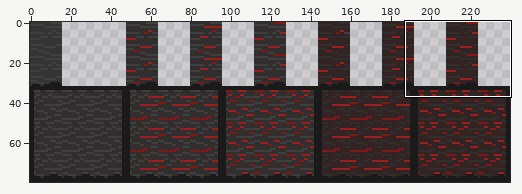
Sprite sheet, stored at assets/tiles.png. The picture above shows the old version from afar; the outline marks the close-up.
Close-up. Before the edit:
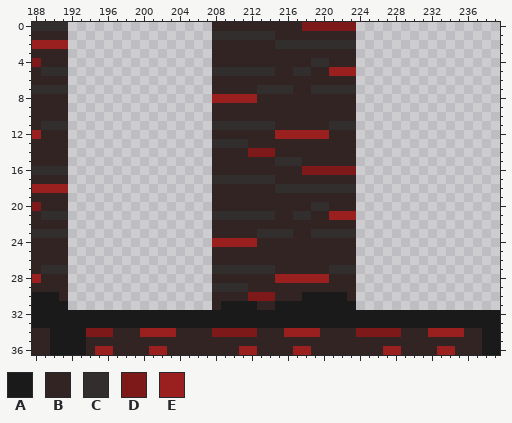
The file is 240x80 pixels. Colours within 5 levels of each other are drawn and written as one. Shown: x 188..239, y 0..36. The commit also changed other parts of the picture, which this record leaves out.
Palette (. is transparent): A #1a1a1a  B #332424  C #332e2e  D #7e1919  E #9a1f1f
Pixels before, first column x 188:
 0 CCCC................BBBBBBBBBBDDDDDD................
 1 BBBB................CCCCCCCBBBBBBBBB................
 2 EEEE................BBBBBBBCCCCCCCCC................
 3 BBBB................BBBBBBBBBBBBBBBB................
 4 DBBB................BBBBBBBBBBBCCBBB................
 5 BCCC................CCCCCCCBBCCBBEEE................
 6 BBBB................BBBBBBBBBBBBBBBB................
 7 CCCC................BBBBBCCCCBBCCCCC................
 8 BBBB................EEEEEBBBBBBBBBBB................
 9 BBBB................BBBBBBBBBBBBBBBB................
10 BBBB................BBBBBBBBBBBBBBBB................
11 BCCC................CCCCCCCBBBBBBCCC................
12 EBBB................BBBBBBBEEEEEEBBB................
13 BBBB................CCCCBBBBBBBBBBBB................
14 BBBB................BBBBDDDBBBBBBBBB................
15 BBBB................BBBBBBBCCCBBBBBB................
16 CCCC................BBBBBBBBBBDDDDDD................
17 BBBB................CCCCCCCBBBBBBBBB................
18 EEEE................BBBBBBBCCCCCCCCC................
19 BBBB................BBBBBBBBBBBBBBBB................
20 DBBB................BBBBBBBBBBBCCBBB................
21 BCCC................CCCCCCCBBCCBBEEE................
22 BBBB................BBBBBBBBBBBBBBBB................
23 CCCC................BBBBBCCCCBBCCCCC................
24 BBBB................EEEEEBBBBBBBBBBB................
25 BBBB................BBBBBBBBBBBBBBBB................
26 BBBB................BBBBBBBBBBBBBBBB................
27 BCCC................CCCCCCCBBBBBBCCC................
28 EBBB................BBBBBBBEEEEEEBBB................
29 BBBB................CCCCBBBBBBBBBBBB................
30 AAAB................BBBBDDDBBBAAAAAB................
31 AAAA................BAAAABBAAAAAAAAA................
32 AAAAAAAAAAAAAAAAAAAAAAAAAAAAAAAAAAAAAAAAAAAAAAAAAAAA
33 AAAAAAAAAAAAAAAAAAAAAAAAAAAAAAAAAAAAAAAAAAAAAAAAAAAA
34 BBAAAADDDBBBEEEEBBBBDDDDDBBBEEEEBBBBDDDDDBBBEEEEBBAA
35 BBAAAABBBBBBBBBBBBBBBBBBBBBBBBBBBBBBBBBBBBBBBBBBBBAA
36 BBAAAABEEBBBBEEBBBBBBBBEEBBBBEEBBBBBBBBEEBBBBEEBBBAA
The same view after the edit:
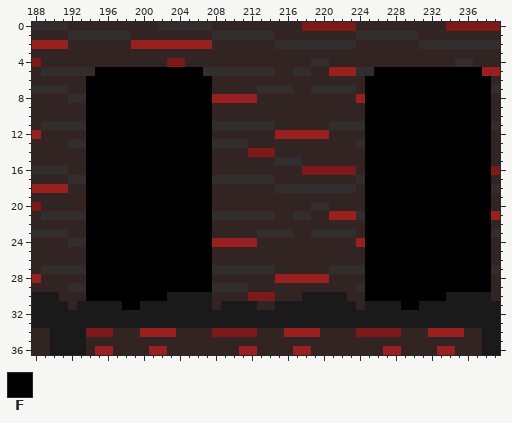
Colours new in this view: F #000000
From old to new:
y 0: x 192..207 ................ -> BBBBBBBBBBCCCCCC; x 224..239 ................ -> BBBBBBBBBBDDDDDD
y 1: x 192..207 ................ -> CCCCCCCBBBBBBBBB; x 224..239 ................ -> CCCCCCCBBBBBBBBB
y 2: x 192..207 ................ -> BBBBBBBEEEEEEEEE; x 224..239 ................ -> BBBBBBBCCCCCCCCC
y 3: x 192..207 ................ -> BBBBBBBBBBBBBBBB; x 224..239 ................ -> BBBBBBBBBBBBBBBB
y 4: x 192..207 ................ -> BBBBBBBBBBBDDBBB; x 224..239 ................ -> BBBBBBBBBBBCCBBB
y 5: x 192..207 ................ -> CCCFFFFFFFFFFFFC; x 224..239 ................ -> CCFFFFFFFFFFFFEE
y 6: x 192..207 ................ -> BBFFFFFFFFFFFFFF; x 224..239 ................ -> BFFFFFFFFFFFFFFB
y 7: x 192..207 ................ -> BBFFFFFFFFFFFFFF; x 224..239 ................ -> BFFFFFFFFFFFFFFC
y 8: x 192..207 ................ -> CCFFFFFFFFFFFFFF; x 224..239 ................ -> EFFFFFFFFFFFFFFB
y 9..10: x 192..207 ................ -> BBFFFFFFFFFFFFFF; x 224..239 ................ -> BFFFFFFFFFFFFFFB
y 11: x 192..207 ................ -> CCFFFFFFFFFFFFFF; x 224..239 ................ -> CFFFFFFFFFFFFFFC
y 12: x 192..207 ................ -> BBFFFFFFFFFFFFFF; x 224..239 ................ -> BFFFFFFFFFFFFFFB
y 13: x 192..207 ................ -> CCFFFFFFFFFFFFFF; x 224..239 ................ -> CFFFFFFFFFFFFFFB
y 14..15: x 192..207 ................ -> BBFFFFFFFFFFFFFF; x 224..239 ................ -> BFFFFFFFFFFFFFFB
y 16: x 192..207 ................ -> BBFFFFFFFFFFFFFF; x 224..239 ................ -> BFFFFFFFFFFFFFFD
y 17: x 192..207 ................ -> CCFFFFFFFFFFFFFF; x 224..239 ................ -> CFFFFFFFFFFFFFFB
y 18: x 192..207 ................ -> BBFFFFFFFFFFFFFF; x 224..239 ................ -> BFFFFFFFFFFFFFFC
y 19..20: x 192..207 ................ -> BBFFFFFFFFFFFFFF; x 224..239 ................ -> BFFFFFFFFFFFFFFB
y 21: x 192..207 ................ -> CCFFFFFFFFFFFFFF; x 224..239 ................ -> CFFFFFFFFFFFFFFE
y 22: x 192..207 ................ -> BBFFFFFFFFFFFFFF; x 224..239 ................ -> BFFFFFFFFFFFFFFB
y 23: x 192..207 ................ -> BBFFFFFFFFFFFFFF; x 224..239 ................ -> BFFFFFFFFFFFFFFC
y 24: x 192..207 ................ -> CCFFFFFFFFFFFFFF; x 224..239 ................ -> EFFFFFFFFFFFFFFB
y 25..26: x 192..207 ................ -> BBFFFFFFFFFFFFFF; x 224..239 ................ -> BFFFFFFFFFFFFFFB
y 27: x 192..207 ................ -> CCFFFFFFFFFFFFFF; x 224..239 ................ -> CFFFFFFFFFFFFFFC
y 28: x 192..207 ................ -> BBFFFFFFFFFFFFFF; x 224..239 ................ -> BFFFFFFFFFFFFFFB
y 29: x 192..207 ................ -> CCFFFFFFFFFFFFFF; x 224..239 ................ -> CFFFFFFFFFFFFFFB
y 30: x 192..207 ................ -> BBFFFFFFFFFAAAAA; x 224..239 ................ -> BFFFFFFFFFAAAAAB
y 31: x 192..207 ................ -> BAAAAAFFAAAAAAAA; x 224..239 ................ -> BAAAAFFAAAAAAAAA
Where, in picture pixels (left, top, right, bottom), the same in both close-ups:
added: (68, 22, 212, 310)
added: (356, 22, 500, 310)
